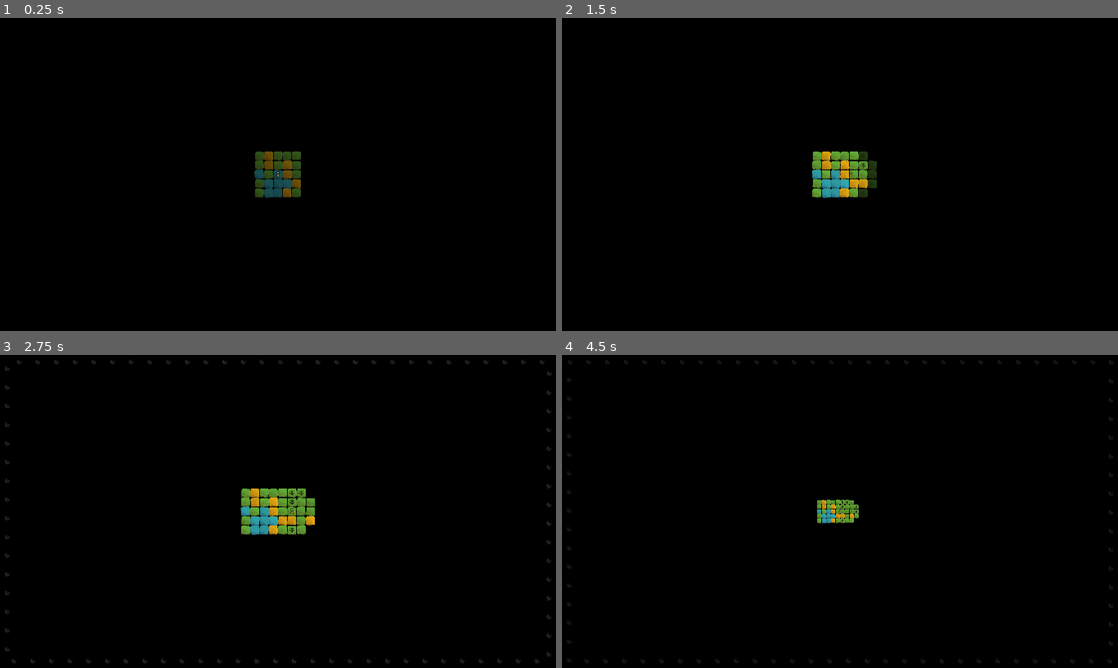
Above: before the commit, frames 1-4 (two rows, left to right).
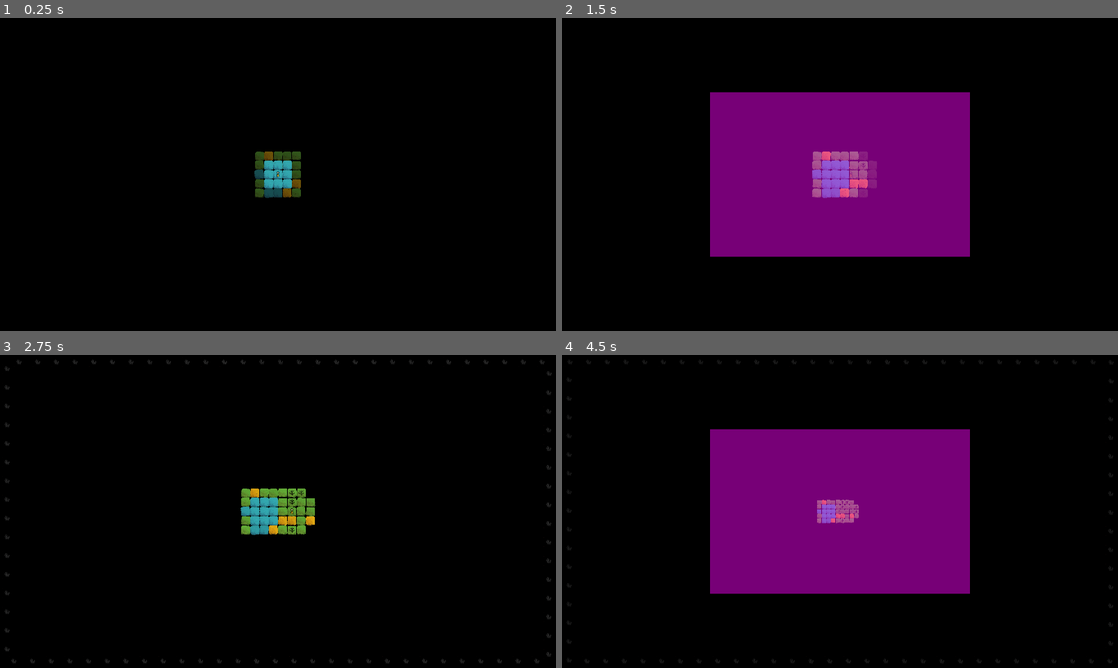
Above: after the commit, the same moments.

Repository: arrayewhy/Worlds
Game: Godot game, scene res://Scenes/Main.tscn
Same seed, same stepped clock (60 frames per second), same inputs: the game is played once before the commit and once after it.
Inputs (mouse positions are in pixels of both pictures, inside the frame that each line leads up to):
- Up to frame 1 (0.25 s): no input
- Up to frame 2 (1.5 s): tap Enter (Enter) at 0.5, 0.6 s; move the mouse to (962, 158) at 0.52 s; hold D (Right) 0.53-1.25 s; click (962, 158) at 0.67 s; drag from (728, 190) to (812, 237) at 1.27 s
- Up to frame 3 (2.75 s): move the mouse to (333, 442) at 2.02 s; hold D (Right) from 2.03 s (still down); hold 1 (One) from 2.03 s (still down); tap Enter (Enter) at 2.3 s
- Up to frame 4 (4.5 s): release D (Right) at 2.75 s; release 1 (One) at 2.75 s; drag from (812, 574) to (673, 464) at 2.77 s; move the mouse to (1006, 558) at 3.52 s; hold A (Left) 3.53-4.25 s; hold 2 (Two) 3.53-4.25 s; tap Enter (Enter) at 3.8 s; drag from (673, 464) to (756, 433) at 4.27 s

The runs differ from the first frame. In frame 1, 0.4% of the frame differs, in the area x 47-53%, y 45-55%; in frame 2, 25%, in the area x 26-74%, y 23-77%; in frame 3, 0.3%; in frame 4, 25%.
Error before the commit: Invalid call. Nonexistent function 'SpawnBiomes_AroundPlayer' in base 'Node (World.gd)'. (res://Scripts/Player.gd:139)
Error after the commit: Invalid call. Nonexistent function 'SpawnBiomes_AroundPlayer' in base 'Node (World.gd)'. (res://Scripts/Player.gd:144)

Commit message:
Begin [MicroView]

Diff:
--- a/worlds/Scenes/Main.tscn
+++ b/worlds/Scenes/Main.tscn
@@ -148,6 +148,46 @@
 	return colArray;
 "
 
+[sub_resource type="GDScript" id="GDScript_s5h60"]
+script/source = "extends ColorRect;
+
+@export var player:Node2D;
+
+var _fadeIn:bool;
+
+func _ready() -> void:
+
+	color.a = 0;
+
+	player.EnterInteraction.connect(On_EnterInteraction);
+
+func _process(delta: float) -> void:
+
+	var speed:float = 2;
+
+	if _fadeIn:
+		if color.a < 1:
+			color.a += delta * speed;
+			return;
+		else:
+			color.a = 1;
+			set_process(false);
+			return;
+
+	if color.a > 0:
+			color.a -= delta * speed;
+			return;
+	else:
+		color.a = 0;
+		get_parent().hide();
+		set_process(false);
+
+func On_EnterInteraction(state:bool) -> void:
+	_fadeIn = state;
+	get_parent().show();
+	set_process(true);
+"
+
 [node name="World" type="Node2D"]
 
 [node name="Camera2D" type="Camera2D" parent="."]
@@ -162,10 +202,11 @@
 [node name="Cam-Zoom" type="Node" parent="Camera2D"]
 script = ExtResource("3_xox30")
 
-[node name="Player" type="Node2D" parent="." node_paths=PackedStringArray("hover", "camMover")]
+[node name="Player" type="Node2D" parent="." node_paths=PackedStringArray("hover", "microView", "camMover")]
 z_index = 100
 script = ExtResource("2_54uhw")
 hover = NodePath("../Misc/Hover")
+microView = NodePath("../CanvasLayer")
 camMover = NodePath("../Camera2D/Mover")
 
 [node name="Sprite2D" type="Sprite2D" parent="Player"]
@@ -246,7 +287,6 @@
 
 [node name="Visual-Reference" type="Node2D" parent="."]
 process_mode = 4
-visible = false
 
 [node name="Sprite2D" type="Sprite2D" parent="Visual-Reference"]
 position = Vector2(-256, -256)
@@ -325,3 +365,20 @@
 script = SubResource("GDScript_1rs1b")
 worldTemplate = ExtResource("15_y08cy")
 biomeHolder = NodePath("../../Biome-Holder")
+
+[node name="CanvasLayer" type="CanvasLayer" parent="."]
+
+[node name="ColorRect" type="ColorRect" parent="CanvasLayer" node_paths=PackedStringArray("player")]
+z_index = 1
+anchors_preset = -1
+anchor_right = 1.0
+anchor_bottom = 1.0
+offset_left = 512.0
+offset_top = 256.0
+offset_right = -512.0
+offset_bottom = -256.0
+grow_horizontal = 2
+grow_vertical = 2
+color = Color(1, 0, 1, 1)
+script = SubResource("GDScript_s5h60")
+player = NodePath("../../Player")
--- a/worlds/Scripts/Biomes/Biome.gd
+++ b/worlds/Scripts/Biomes/Biome.gd
@@ -52,7 +52,7 @@
 
 	var dist:float = gridPos.distance_to(World.PlayerGridPos());
 
-	if dist >= 2:
+	if dist >= 3:
 		#biomeSprite.modulate.a = 0.5; # PRETTY WATER DEPTHS (Refer to Notes)
 		return;
 
--- a/worlds/Scripts/Player.gd
+++ b/worlds/Scripts/Player.gd
@@ -7,6 +7,7 @@
 
 @export var hover:Node;
 
+@export var microView:CanvasLayer;
 @export var camMover:Node;
 
 const initGridPos := Vector2i(0,0);
@@ -15,10 +16,11 @@
 var currGridPos:Vector2i;
 
 var moving:bool;
-var hiddenFromView:bool;
+var insideInteraction:bool;
 
 var timeSkips:int;
-#var queuedDir:Vector2i;
+
+signal EnterInteraction(state);
 
 func _ready() -> void:
 	currGridPos = initGridPos;
@@ -58,13 +60,16 @@
 	var nextInteraction = Interaction_Master.Get_InteractionType(nextGPos);
 
 	if nextInteraction == Interaction_Master.Type.Forest:
-		if !hiddenFromView:
+		if !insideInteraction:
 			MultiFader.FadeTo_Trans(playerSpr);
-			hiddenFromView = true;
+			insideInteraction = true;
+			EnterInteraction.emit(true);
 		#timeSkips = 1;
 	elif nextInteraction != Interaction_Master.Type.Forest:
-		MultiFader.FadeTo_Opaque(playerSpr);
-		hiddenFromView = false;
+		if insideInteraction:
+			MultiFader.FadeTo_Opaque(playerSpr);
+			insideInteraction = false;
+			EnterInteraction.emit(false);
 
 	# Move and Spawn
 
--- a/worlds/project.godot
+++ b/worlds/project.godot
@@ -26,7 +26,7 @@
 
 window/size/viewport_width=1920
 window/size/viewport_height=1080
-window/size/mode=3
+window/size/always_on_top=true
 window/stretch/mode="viewport"
 
 [editor_plugins]
Not shown, changed: worlds/Misc/Notes.txt
Not shown: 1 places in worlds/Scenes/Main.tscn that only renumber resources
